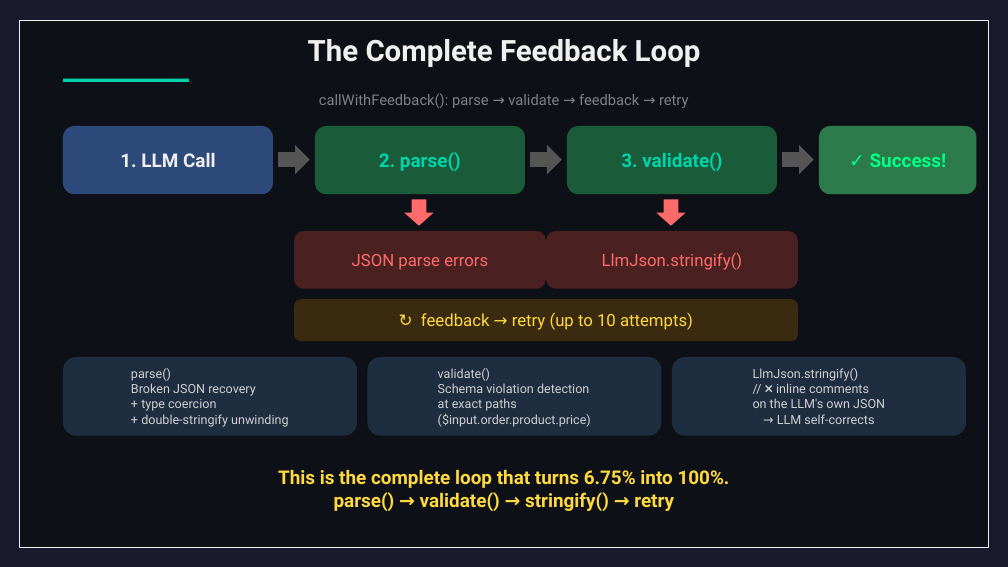
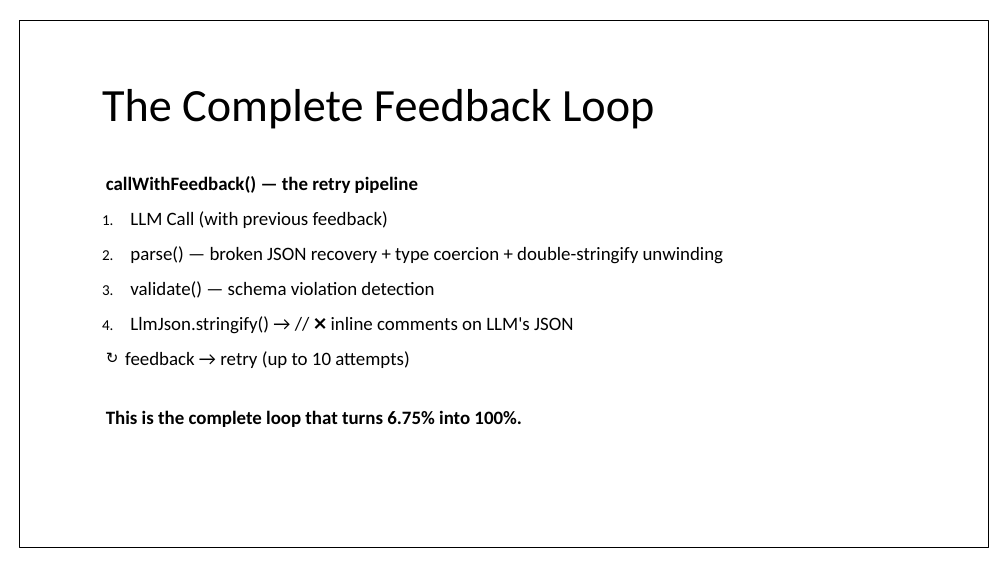
Before and after one commit to wrtnlabs/autobe, a slide deck: slide 34 of website/public/seminars/20260326-qwen-meetup-korea.pptx (slide 31 before the commit). Drawn at 1008x567 pixels with LibreOffice and Linux fonts; fonts in the diff are those of the drawing. Boxes give left, top, right and bottom in pixels: in the first picture for what was removed or moved away, otherwise in the second. Text is boxed around its words. In the diff, an @@ line names an element or a change of style, - is before the commit and + after.

```diff
--- a/website/public/seminars/20260326-qwen-meetup-korea.pptx
+++ b/website/public/seminars/20260326-qwen-meetup-korea.pptx
@@ background #1A1A2E to #FFFFFF @@
@@ rectangle at <box>19,20,988,547</box>: fill #0D1117 to #FFFFFF; outline #F0F0F0 1 pt to #000000 1 pt @@
@@ title "The Complete Feedback Loop": place and size @@
-title "The Complete Feedback Loop" at <box>308,39,701,67</box>
+title "The Complete Feedback Loop" at <box>102,89,654,129</box>
@@ title "The Complete Feedback Loop" at <box>102,89,654,129</box>: size 28 to 44 pt, font Roboto to Calibri, text colour #F0F0F0 to #000000, bold off; alignment centre to left; line spacing 1 to 0.9 @@
@@ rectangle removed at <box>63,79,189,82</box> @@
@@ text removed at <box>319,93,689,108</box> @@
-callWithFeedback(): parse → validate → feedback → retry
@@ rounded rectangle removed at <box>63,126,273,194</box> @@
-1. LLM Call
@@ right arrow removed at <box>278,145,310,175</box> @@
@@ rounded rectangle removed at <box>315,126,526,194</box> @@
-2. parse()
@@ right arrow removed at <box>530,145,562,175</box> @@
@@ rounded rectangle removed at <box>567,126,777,194</box> @@
-3. validate()
@@ right arrow removed at <box>783,145,814,175</box> @@
@@ rounded rectangle removed at <box>819,126,976,194</box> @@
-✓ Success!
@@ text added at <box>106,176,723,427</box>, 18 pt, text #000000 @@
+callWithFeedback() — the retry pipeline
+1. LLM Call (with previous feedback)
+2. parse() — broken JSON recovery + type coercion + double-stringify unwinding
+3. validate() — schema violation detection
+4. LlmJson.stringify() → // ❌ inline comments on LLM's JSON
+↻ feedback → retry (up to 10 attempts)
+This is the complete loop that turns 6.75% into 100%.
@@ down arrow removed at <box>405,200,434,226</box> @@
@@ down arrow removed at <box>656,200,686,226</box> @@
@@ rounded rectangle removed at <box>294,231,546,289</box> @@
-JSON parse errors
@@ rounded rectangle removed at <box>546,231,798,289</box> @@
-LlmJson.stringify()
@@ rounded rectangle removed at <box>294,299,799,342</box> @@
-↻ feedback → retry (up to 10 attempts)
@@ rounded rectangle removed at <box>63,357,357,436</box> @@
-parse()
-Broken JSON recovery
-+ type coercion
-+ double-stringify unwinding
@@ rounded rectangle removed at <box>368,357,662,436</box> @@
-validate()
-Schema violation detection
-at exact paths
-($input.order.product.price)
@@ rounded rectangle removed at <box>672,357,966,436</box> @@
-LlmJson.stringify()
-// ❌ inline comments
-on the LLM's own JSON
-→ LLM self-corrects
@@ text removed at <box>278,469,730,511</box> @@
-This is the complete loop that turns 6.75% into 100%.
-parse() → validate() → stringify() → retry
```
Also in this commit, not shown: 31 other slides changed, 33 slides added, 28 slides removed, 1 other file.
